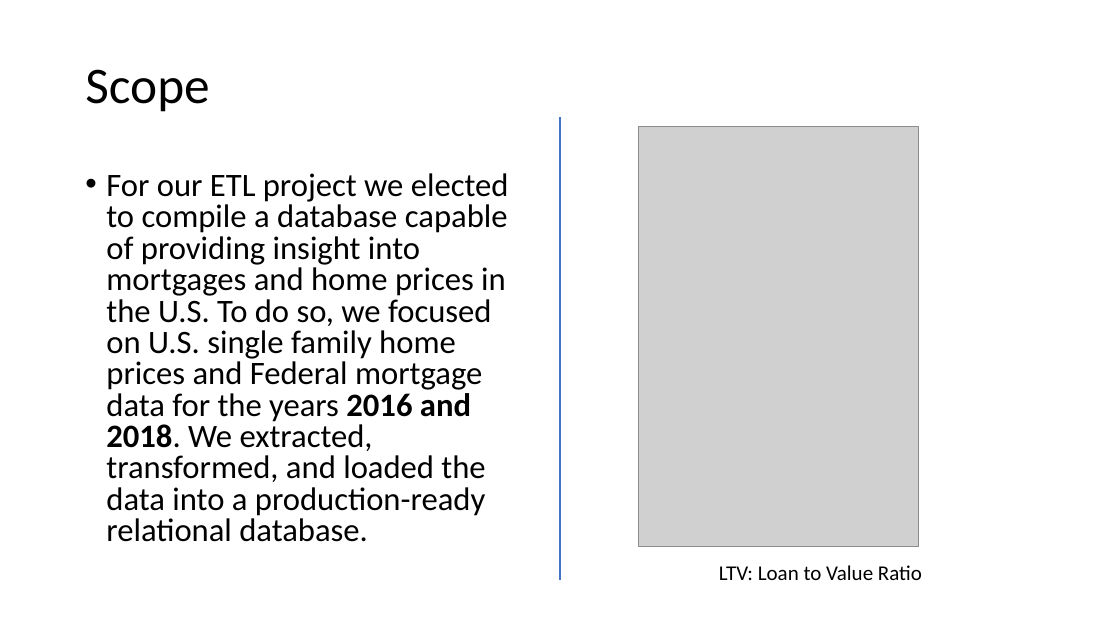
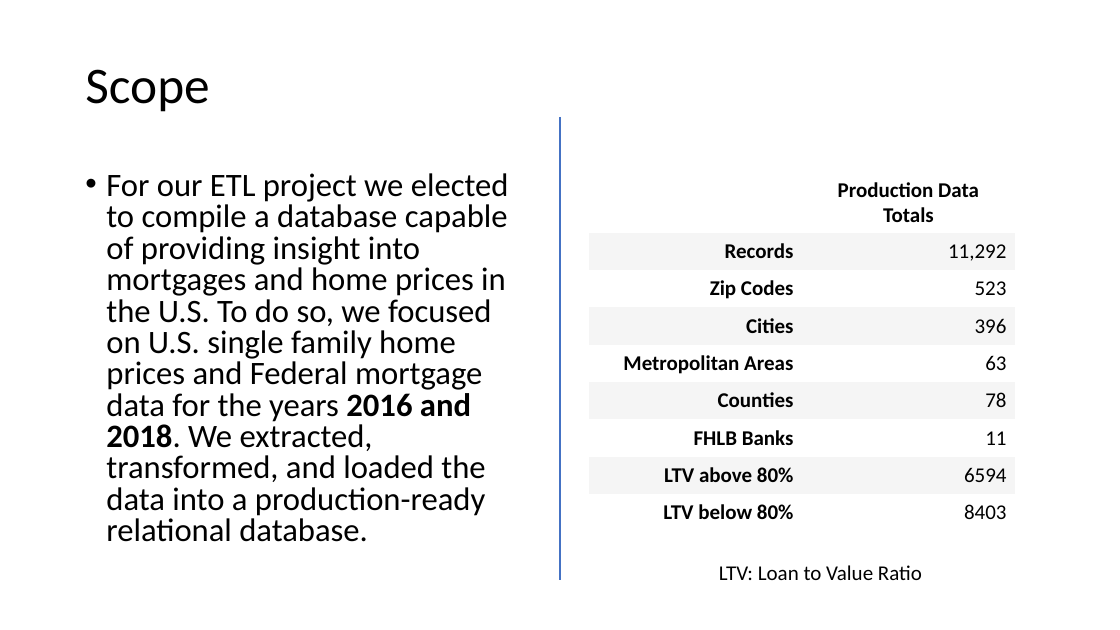
Before and after one commit to bishdj22/ETL_Project_HousingData, a slide deck: slide 3 of ETL_Project_Presentation01.2020.pptx. Drawn at 1120x630 pixels with LibreOffice and Linux fonts; fonts in the diff are those of the drawing; grey boxes stand for pictures. Boxes give left, top, right and bottom in pixels: in the first picture for what was removed or moved away, otherwise in the second. Text is boxed around its words. In the diff, an @@ line names an element or a change of style, - is before the commit and + after.

```diff
--- a/ETL_Project_Presentation01.2020.pptx
+++ b/ETL_Project_Presentation01.2020.pptx
@@ picture removed at <box>639,127,918,547</box> @@
@@ table added at <box>589,167,1016,532</box>, 9 rows, 2 columns @@
+ | Production Data Totals
+Records | 11,292
+Zip Codes | 523
+Cities | 396
+Metropolitan Areas | 63
+Counties | 78
+FHLB Banks | 11
+LTV above 80% | 6594
+LTV below 80% | 8403
```
Also in this commit, not shown: 1 other slide changed, 1 other file.
